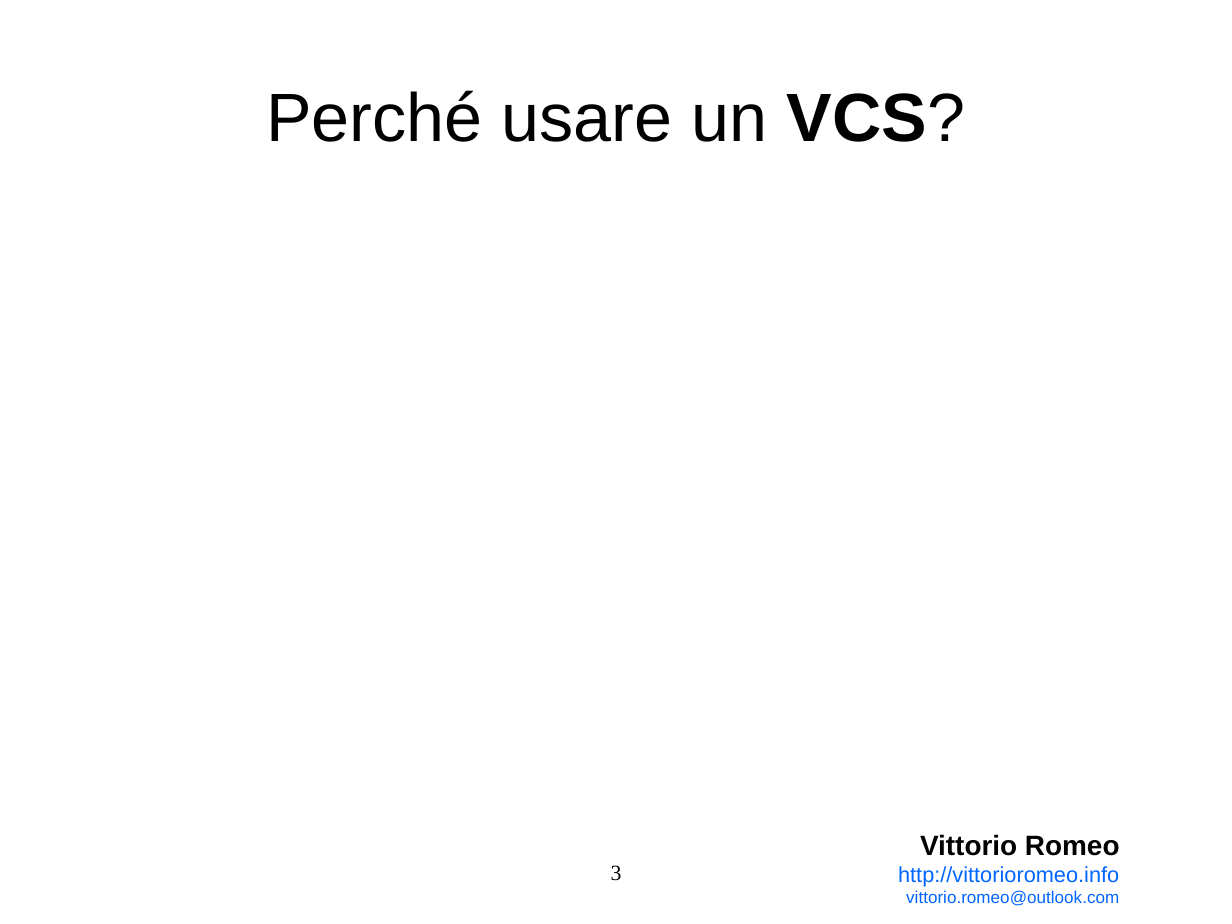
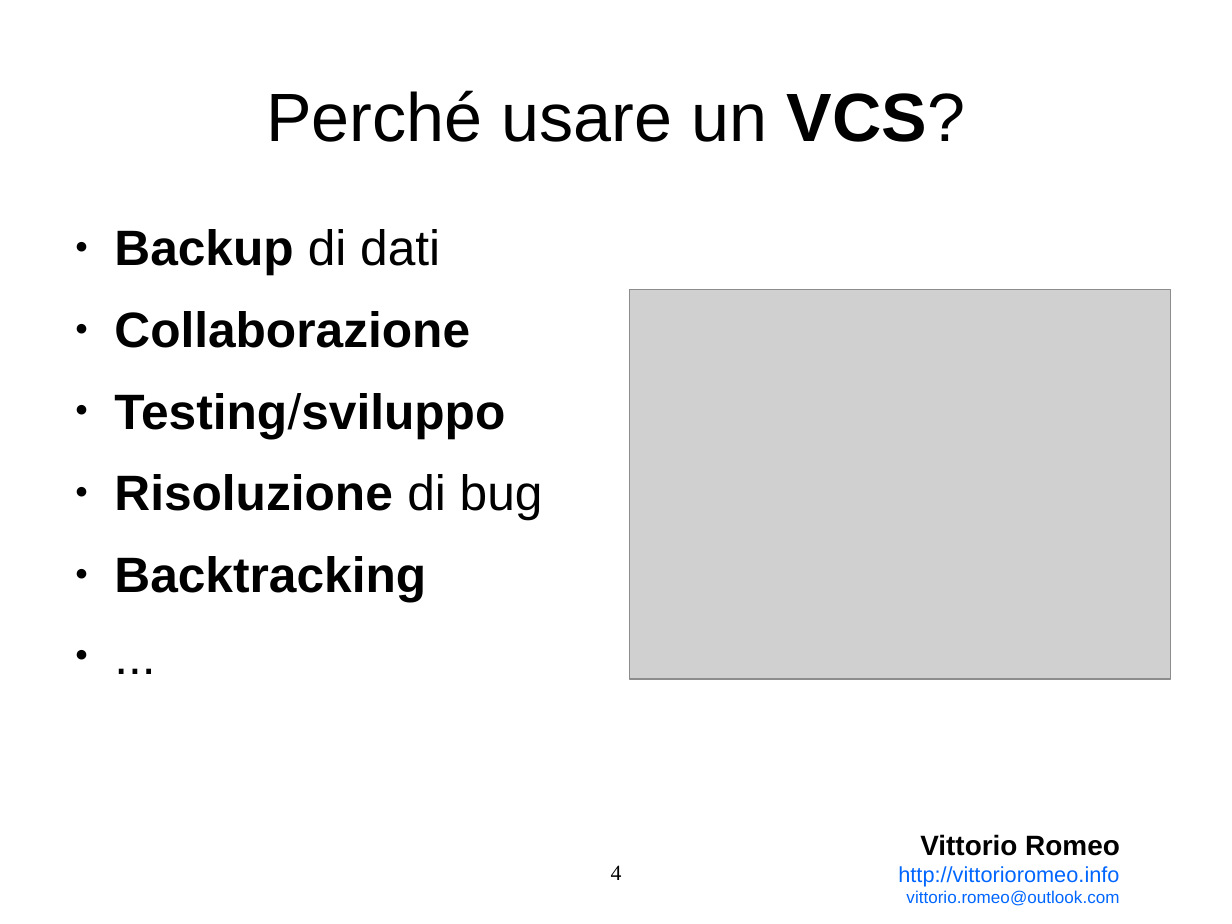
Before and after one commit to vittorioromeo/linuxDay2014, a slide deck: slide 4 of presentation.odp (slide 3 before the commit). Drawn at 1232x924 pixels with LibreOffice and Linux fonts; fonts in the diff are those of the drawing; grey boxes stand for pictures; background and template pictures are left out. Boxes give left, top, right and bottom in pixels: in the first picture for what was removed or moved away, otherwise in the second. Text is boxed around its words. In the diff, an @@ line names an element or a change of style, - is before the commit and + after.

```diff
--- a/presentation.odp
+++ b/presentation.odp
@@ text added at (114,229,543,601), 32 pt, text #000000, bold @@
+● Backup di dati
+● Collaborazione
+● Testing/sviluppo
+● Risoluzione di bug
+● Backtracking
+● ...
@@ picture added at (629,290,1171,680) @@
@@ page number at (611,865,622,880): text changed @@
-3
+4
```
Also in this commit, not shown: 4 other slides changed, 12 slides added, 10 slides removed, 13 other files.
